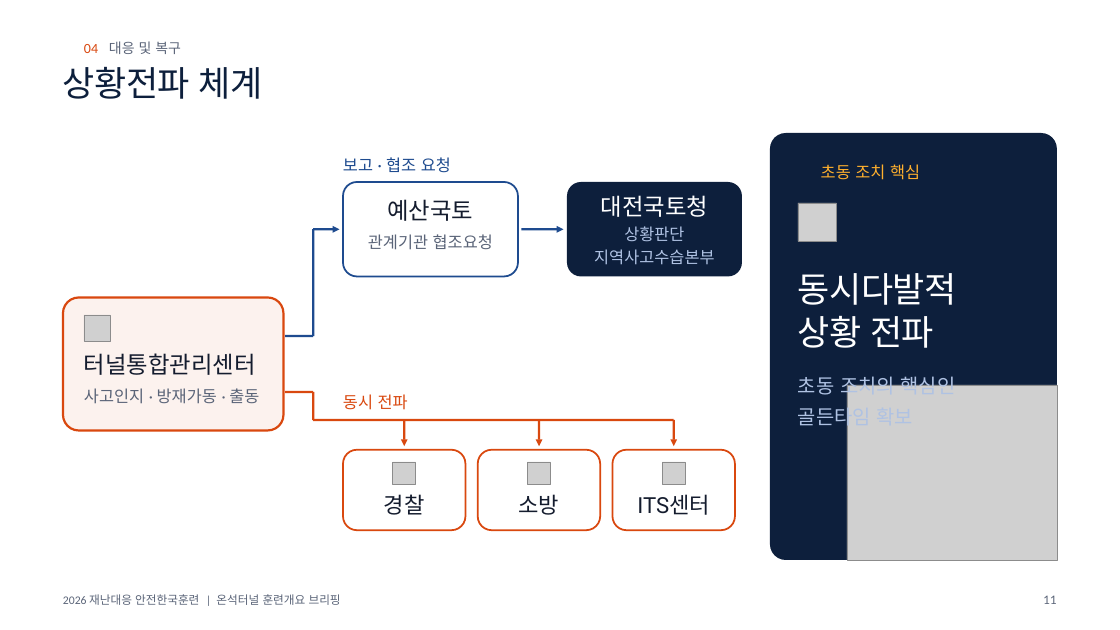
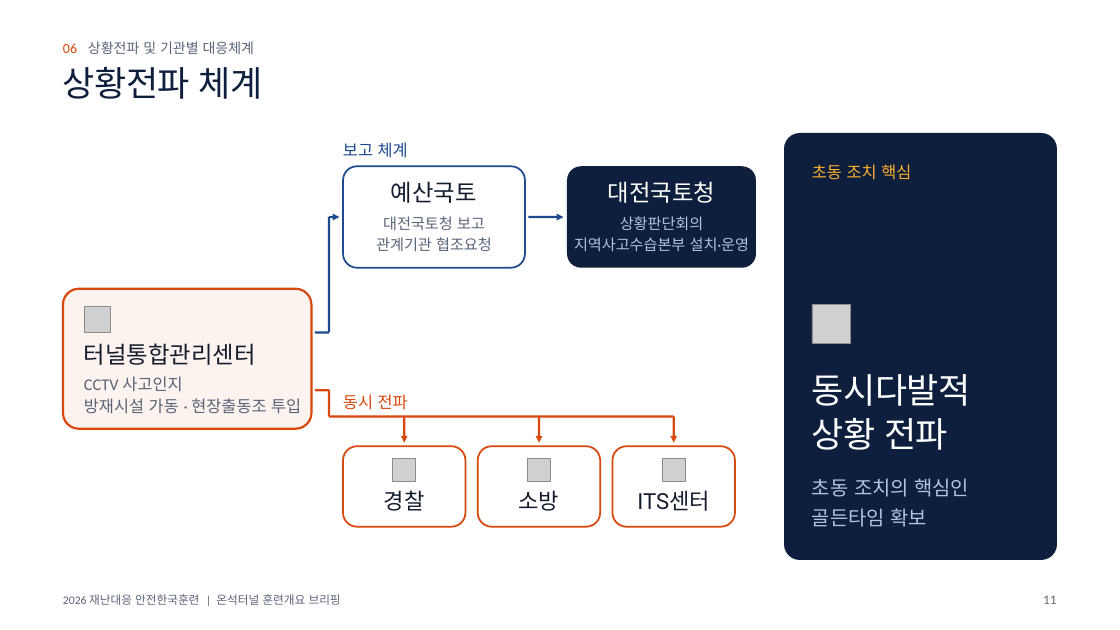
Before and after one commit to tmdgns5782-pixel/dcd, a slide deck: slide 11 of briefing/onseok-tunnel/onseok-briefing.pptx. Drawn at 1120x630 pixels with LibreOffice and Linux fonts; fonts in the diff are those of the drawing; grey boxes stand for pictures; background and template pictures are left out. Boxes give left, top, right and bottom in pixels: in the first picture for what was removed or moved away, otherwise in the second. Text is boxed around its words. In the diff, an @@ line names an element or a change of style, - is before the commit and + after.

```diff
--- a/briefing/onseok-tunnel/onseok-briefing.pptx
+++ b/briefing/onseok-tunnel/onseok-briefing.pptx
@@ text added at [63,41,254,54], 12 pt, text #5A6478 @@
+06 상황전파 및 기관별 대응체계
@@ text removed at [84,41,181,54] @@
-04 대응 및 복구
@@ text at [343,142,408,158]: text changed @@
-보고 · 협조 요청
+보고 체계
@@ rounded rectangle: place and size @@
-rounded rectangle at [770,133,1058,560]
+rounded rectangle at [784,133,1057,560]
@@ text "예산국토": place and size @@
-text "예산국토" at [387,199,473,221]
+text "예산국토" at [391,181,477,203]
@@ rounded rectangle: place and size @@
-rounded rectangle at [343,182,518,276]
+rounded rectangle at [343,166,525,268]
@@ text "대전국토청": place and size @@
-text "대전국토청" at [601,195,708,217]
+text "대전국토청" at [608,181,715,203]
@@ proportions changed in 4 elements at [784,133,1057,560], [343,166,525,268], [63,289,312,429], [567,166,756,268] @@
@@ rounded rectangle: place and size @@
-rounded rectangle at [567,182,742,276]
+rounded rectangle at [567,166,756,268]
@@ text "초동 조치 핵심": place and size @@
-text "초동 조치 핵심" at [821,164,920,180]
+text "초동 조치 핵심" at [812,164,911,180]
@@ line moved from (313, 336) - (313, 229) to (329, 333) - (329, 217) @@
@@ arrow moved from (313, 229) - (339, 229) to (329, 217) - (339, 217) @@
@@ text "대전국토청 보고": place and size @@
-text "대전국토청 보고" at [368,234,493,250]
+text "대전국토청 보고" at [376,216,492,251]
@@ text at [376,237,492,251]: size 14 to 13 pt in "관계기관 협조요청"; line spacing 1.02 to 1.15 @@
@@ text at [383,216,485,230]: paragraph added @@
+대전국토청 보고
@@ arrow moved from (522, 229) - (564, 229) to (528, 217) - (564, 217) @@
@@ text at [574,216,749,251]: text changed; size 14 to 13 pt @@
-상황판단
-지역사고수습본부
+상황판단회의
+지역사고수습본부 설치·운영
@@ rounded rectangle: place and size @@
-rounded rectangle at [63,297,283,430]
+rounded rectangle at [63,289,312,429]
@@ picture: place and size @@
-picture at [84,315,110,341]
+picture at [84,307,110,333]
@@ picture: place and size @@
-picture at [798,203,837,242]
+picture at [812,304,851,343]
@@ text "터널통합관리센터": place and size @@
-text "터널통합관리센터" at [84,353,256,375]
+text "터널통합관리센터" at [84,343,256,365]
@@ line moved from (286, 336) - (313, 336) to (315, 333) - (329, 333) @@
@@ text at [84,376,301,414]: text changed @@
-사고인지 · 방재가동 · 출동
+CCTV 사고인지
+방재시설 가동 · 현장출동조 투입
@@ text "CCTV 사고인지" at [84,376,301,414]: vertical alignment middle to top @@
@@ text "동시다발적": place and size @@
-text "동시다발적" at [798,273,957,348]
+text "동시다발적" at [812,374,971,450]
@@ picture removed at [847,385,1057,560] @@
@@ line moved from (286, 392) - (313, 392) to (315, 391) - (329, 391) @@
@@ line moved from (313, 420) - (674, 420) to (329, 417) - (674, 417) @@
@@ line moved from (313, 392) - (313, 420) to (329, 391) - (329, 417) @@
@@ 3 pictures, 3 texts, 3 arrows, 3 rounded rectangles: place and size @@
-3 pictures, 3 texts, 3 arrows, 3 rounded rectangles at [343,420,735,530]
+3 pictures, 3 texts, 3 arrows, 3 rounded rectangles at [343,417,735,527]
@@ text "초동 조치의 핵심인" rewrapped from [798,373,955,430] to [812,478,969,527] @@
```
Also in this commit, not shown: 13 other slides changed, 4 other files.
